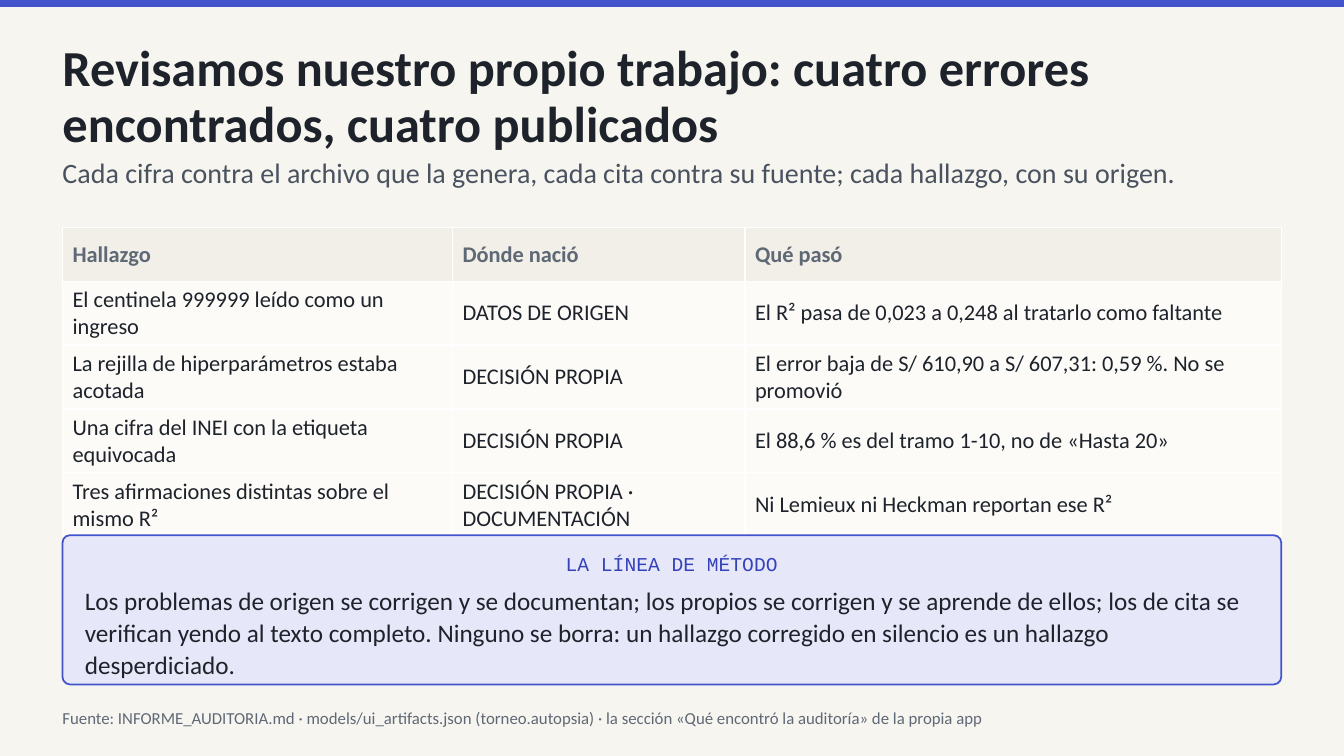
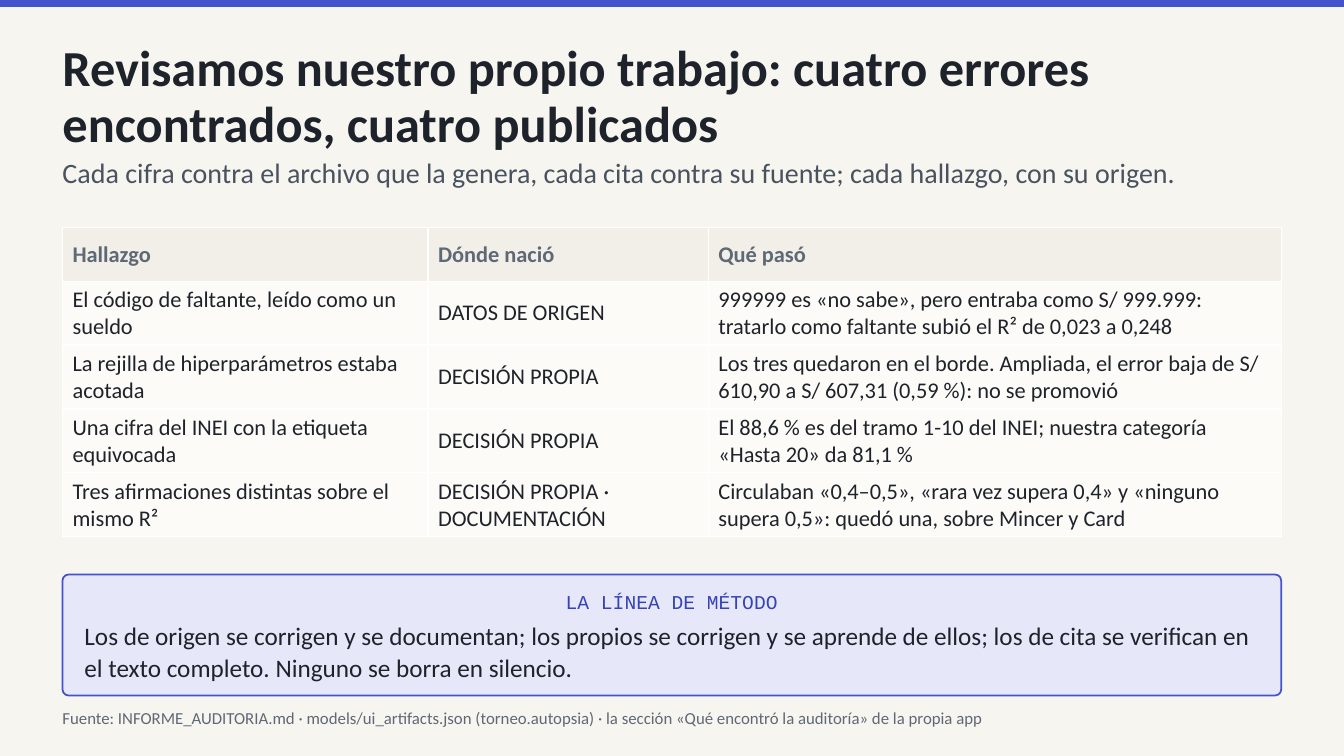
Before and after one commit to IchiSieben/enaho-ingresos-informalidad, a slide deck: slide 11 of docs/presentacion/ENAHO_exposicion.pptx. Drawn at 1344x756 pixels with LibreOffice and Linux fonts; fonts in the diff are those of the drawing. Boxes give left, top, right and bottom in pixels: in the first picture for what was removed or moved away, otherwise in the second. Text is boxed around its words. In the diff, an @@ line names an element or a change of style, - is before the commit and + after.

```diff
--- a/docs/presentacion/ENAHO_exposicion.pptx
+++ b/docs/presentacion/ENAHO_exposicion.pptx
@@ table at [63,228,1281,534] @@
-row 2, column 1: El centinela 999999 leído como un ingreso
+row 2, column 1: El código de faltante, leído como un sueldo
-row 2, column 3: El R² pasa de 0,023 a 0,248 al tratarlo como faltante
+row 2, column 3: 999999 es «no sabe», pero entraba como S/ 999.999: tratarlo como faltante subió el R² de 0,023 a 0,248
-row 3, column 3: El error baja de S/ 610,90 a S/ 607,31: 0,59 %. No se promovió
+row 3, column 3: Los tres quedaron en el borde. Ampliada, el error baja de S/ 610,90 a S/ 607,31 (0,59 %): no se promovió
-row 4, column 3: El 88,6 % es del tramo 1-10, no de «Hasta 20»
+row 4, column 3: El 88,6 % es del tramo 1-10 del INEI; nuestra categoría «Hasta 20» da 81,1 %
-row 5, column 3: Ni Lemieux ni Heckman reportan ese R²
+row 5, column 3: Circulaban «0,4–0,5», «rara vez supera 0,4» y «ninguno supera 0,5»: quedó una, sobre Mincer y Card
@@ rounded rectangle "LA LÍNEA DE MÉTODO": place and size @@
-rounded rectangle "LA LÍNEA DE MÉTODO" at [63,535,1281,685]
+rounded rectangle "LA LÍNEA DE MÉTODO" at [63,575,1281,696]
@@ text in rounded rectangle at [566,596,778,609]: less space between paragraphs @@
@@ text in rounded rectangle at [84,627,1249,682]: text changed @@
-Los problemas de origen se corrigen y se documentan; los propios se corrigen y se aprende de ellos; los de cita se verifican yendo al texto completo. Ninguno se borra: un hallazgo corregido en silencio es un hallazgo desperdiciado.
+Los de origen se corrigen y se documentan; los propios se corrigen y se aprende de ellos; los de cita se verifican en el texto completo. Ninguno se borra en silencio.
```
Also in this commit, not shown: 6 other slides changed, 7 other files.
